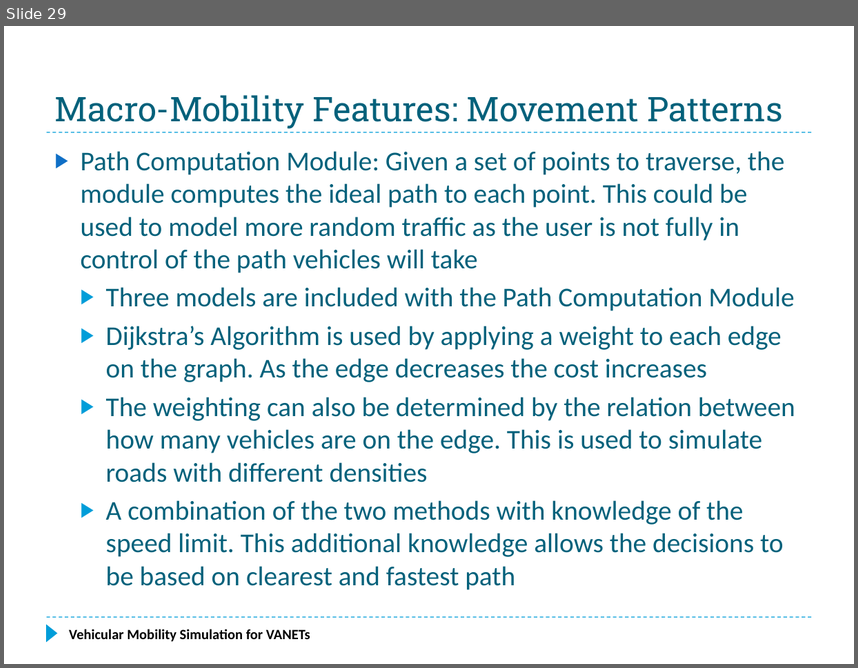
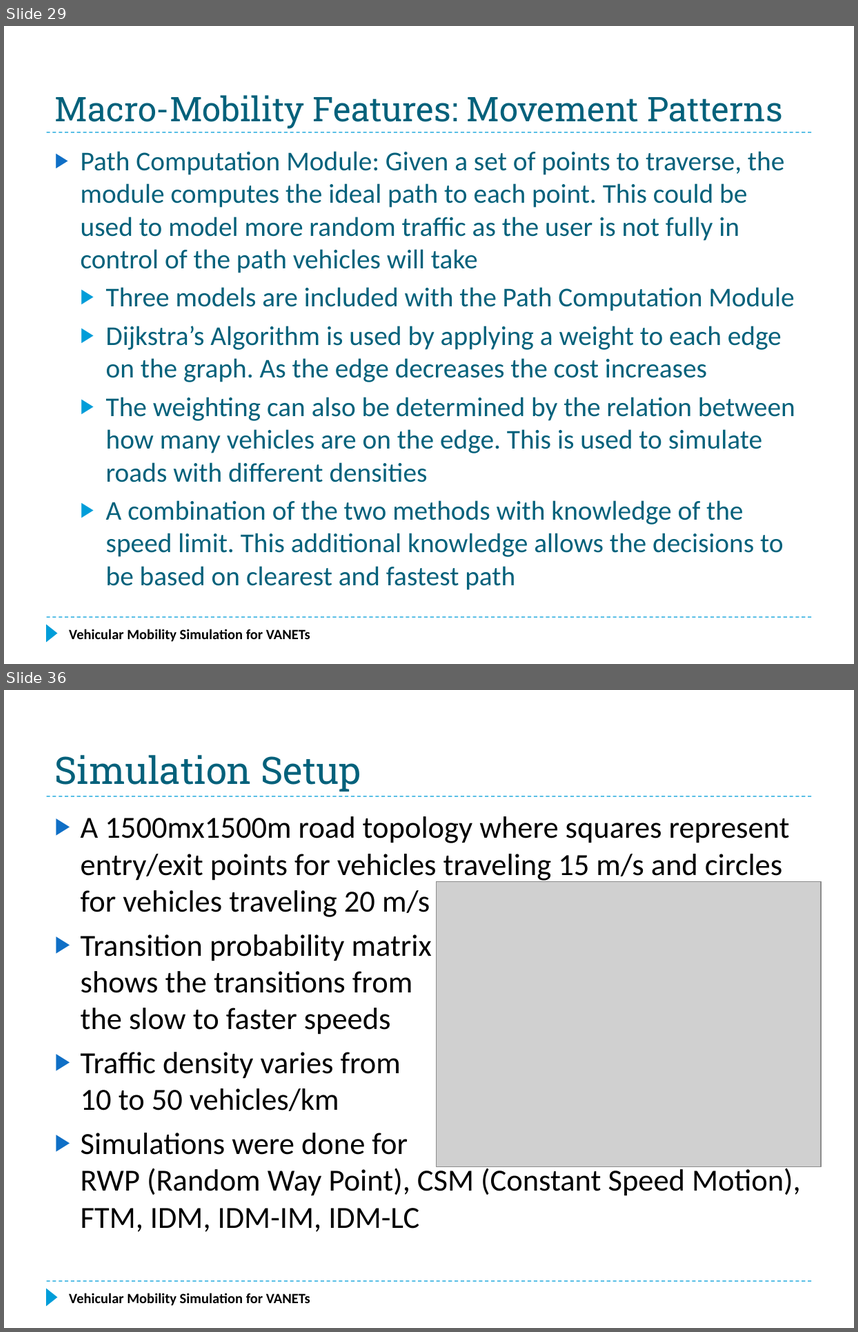
Before and after one commit to f33losopher/EEMaster_VANET, a slide deck: VANET_Felix.pptx. Shown one above the other, each under a label of ours: slide 29 before the commit, slides 29 and 36 after it; the slides between them are not shown. The pictures are 858x668 and 858x1332 pixels, drawn with LibreOffice and Linux fonts; fonts in the diff are those of the drawing; grey boxes stand for pictures. Boxes give left, top, right and bottom in pixels: in the first picture for what was removed or moved away, otherwise in the second. Text is boxed around its words. In the diff, an @@ line names an element or a change of style, - is before the commit and + after.

Commit message:
Simulation PPT, up to the simulation results

```diff
--- a/VANET_Felix.pptx
+++ b/VANET_Felix.pptx
@@ slide 36 added at (4, 690, 854, 1328), background #FFFFFF; not listed: 3 template elements that a slide beside it also shows @@
@@ title added at (55, 755, 361, 791), 32 pt, text #04617B @@
+Simulation Setup
@@ text added at (81, 816, 801, 1232), 26 pt, text #000000 @@
+▶ A 1500mx1500m road topology where squares represent entry/exit points for vehicles traveling 15 m/s and circles for vehicles traveling 20 m/s
+▶ Transition probability matrix
+  shows the transitions from
+  the slow to faster speeds
+▶ Traffic density varies from
+  10 to 50 vehicles/km
+▶ Simulations were done for
+  RWP (Random Way Point), CSM (Constant Speed Motion), FTM, IDM, IDM-IM, IDM-LC
@@ picture added at (436, 881, 821, 1167) @@
@@ text added at (69, 1292, 310, 1305), 12 pt, text #000000, bold @@
+Vehicular Mobility Simulation for VANETs
```
Also in this commit, not shown: 1 slide changed, 6 other slides added.
